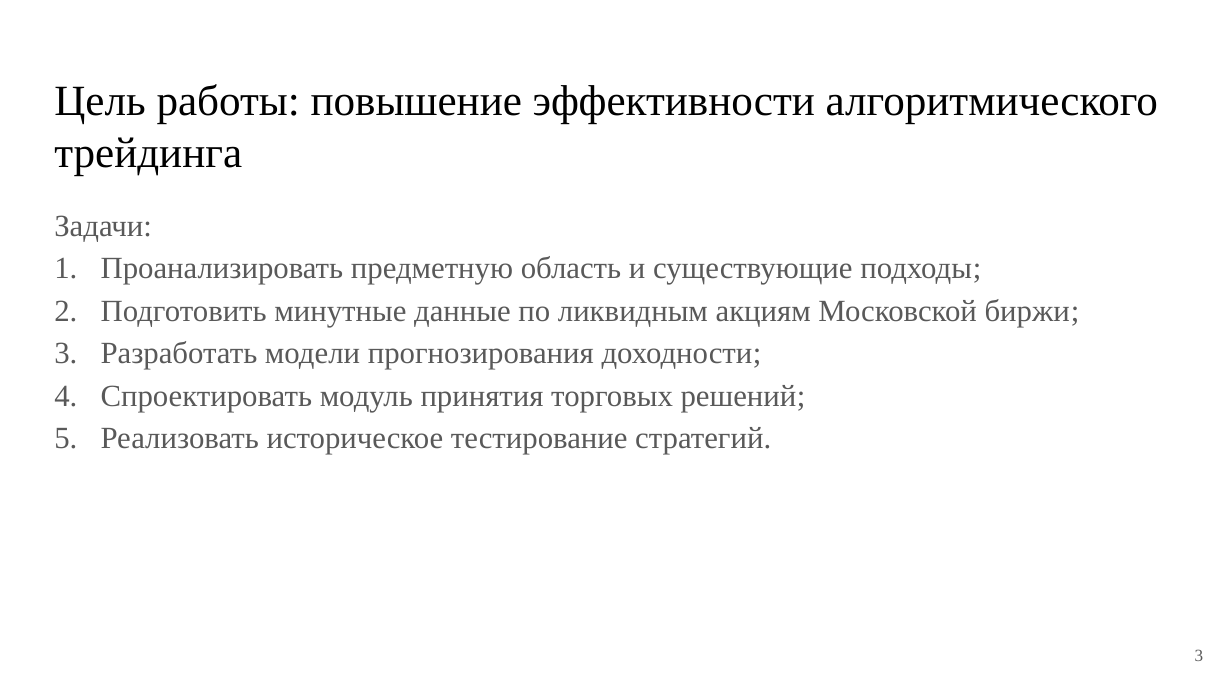
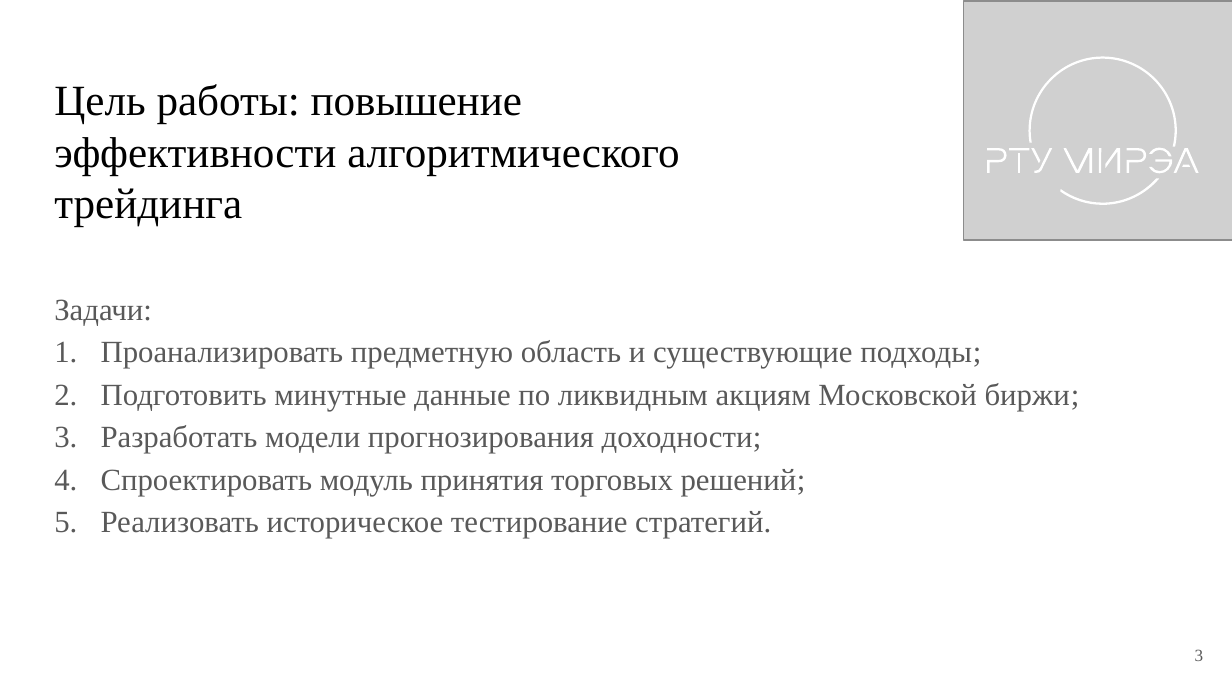
Before and after one commit to PetrovKirill00/BKP, a slide deck: slide 3 of docs/Презентация.pptx. Drawn at 1232x693 pixels with LibreOffice and Linux fonts; fonts in the diff are those of the drawing; grey boxes stand for pictures. Boxes give left, top, right and bottom in pixels: in the first picture for what was removed or moved away, otherwise in the second. Text is boxed around its words. In the diff, an @@ line names an element or a change of style, - is before the commit and + after.

```diff
--- a/docs/Презентация.pptx
+++ b/docs/Презентация.pptx
@@ picture added at <box>964,1,1232,240</box> @@
@@ group added at <box>987,57,1199,206</box>: 15 freeform shapes @@
@@ title "Цель работы: повышение эффективности алгоритмического ..." rewrapped from <box>54,84,1158,176</box> to <box>54,84,679,227</box> @@
@@ text "Задачи:": place and size @@
-text "Задачи:" at <box>54,215,1080,454</box>
+text "Задачи:" at <box>54,299,1080,538</box>
```
Also in this commit, not shown: 9 other slides changed, 6 slides added, 3 slides removed, 6 other files.
